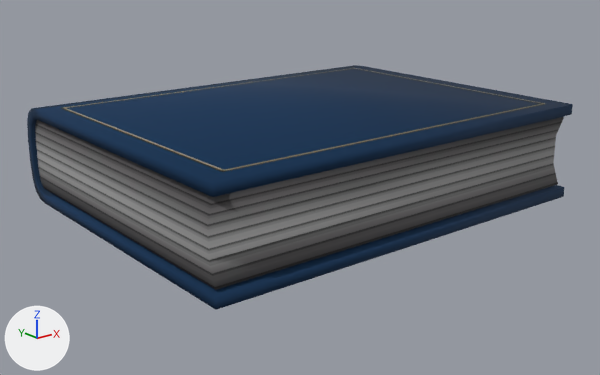
One commit to the glTF model res/bookgltf.gltf: the scene before it, then after it.
Rendered twice from a 50 mm lens placed at (-0.786, -0.986, 0.41), pointed at (-0.009, -0.015, 0.022). The lights are fixed; the arrows at lower left show +X, +Y and +Z. Where no turn or scale is listed for an object, it has been applied to the vertices.

In view in the first picture: 'node_book_-2342'.
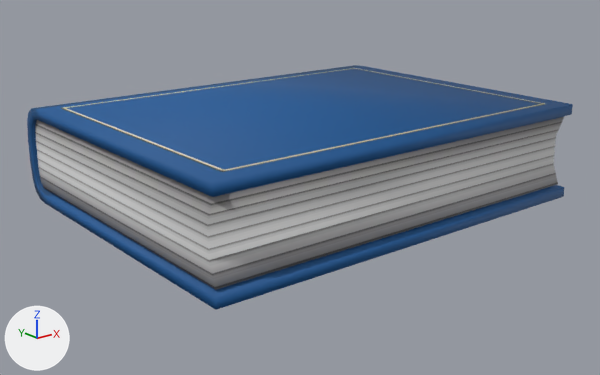
Changed parts and their boxes (x1, y1, x2, y2) in the pictures (600 x 375 px):
```json
{"object": "node_book_-2342", "change": "recoloured", "before": [27, 65, 573, 310], "after": [27, 65, 573, 310]}
```

Edits to the scene script, one JSON object a line:
```json
{"op": "add", "block": "img_booktexture2_jpg", "code": ["img_booktexture2_jpg = load_image('bookTexture2.jpg', 'Assets/bookTexture2.jpg', 1024, 1024, 'sRGB')"]}
{"op": "add", "block": "mat_book", "code": ["mat_book = principled_material('Book')", "mat_book.texture = img_booktexture2_jpg", "mat_book.roughness = 0.69"]}
{"block": "me_mesh_rectangle002_14530book", "where": "me_mesh_rectangle002_14530book.from_pydata(...)  # 64 vertices, 114 faces; spans x -0.329..0.329, y -0.264..0.264, z 0.002..0.151"}
{"op": "remove", "block": "me_mesh_rectangle002_14530book", "code": "me_mesh_rectangle002_14530book.materials.append(mat_bird_1)  # picture img_booktexture_jpg"}
{"op": "add", "block": "me_mesh_rectangle002_14530book", "code": "me_mesh_rectangle002_14530book.materials.append(mat_book)  # picture img_booktexture2_jpg"}
```
